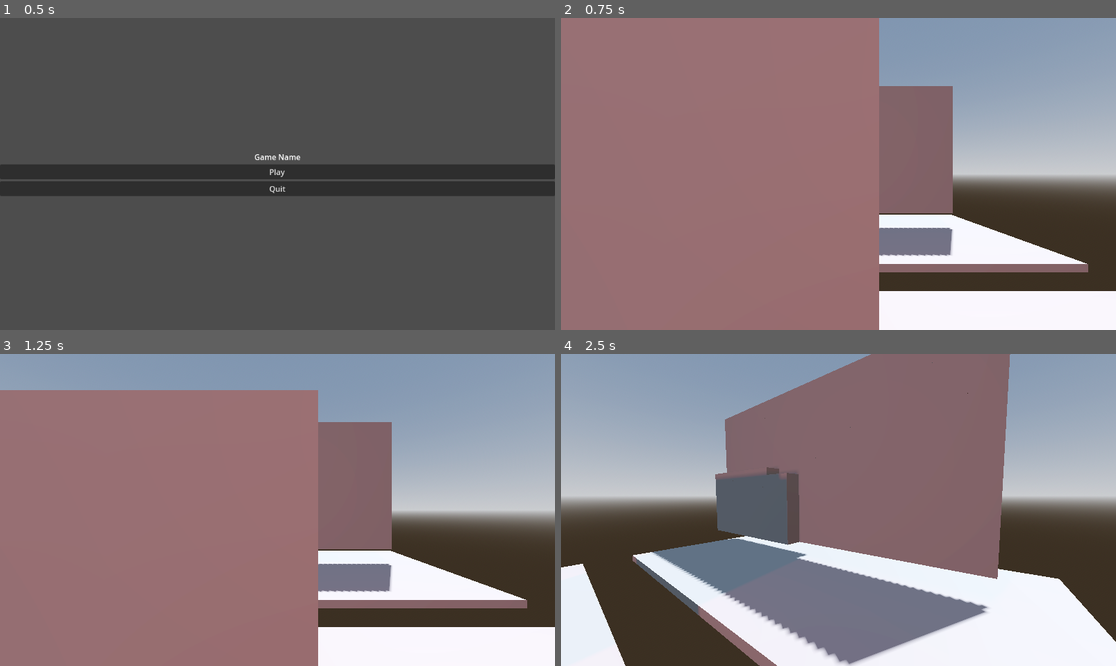
Above: before the commit, frames 1-4 (two rows, left to right).
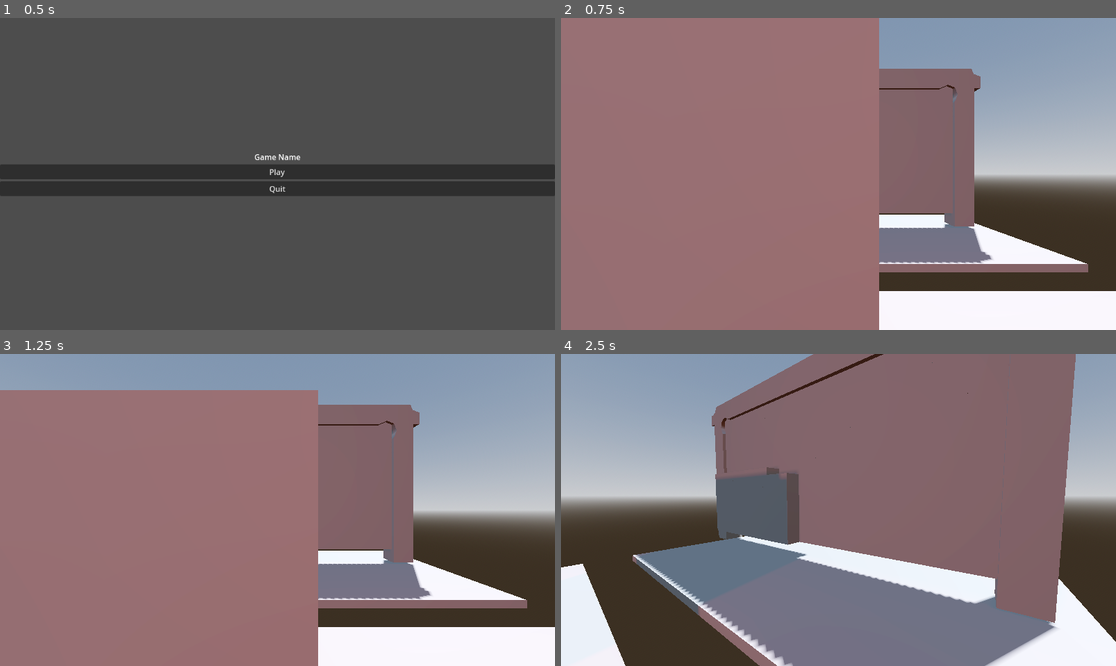
Above: after the commit, the same moments.

Repository: Egrazil/winter-melon-jam-2025
Game: Godot game, scene res://scenes/Main Menu/main menu.tscn
Two runs of this game, one before a commit and one after it. Both use one fixed random seed, a clock stepped at 60 frames per second and the inputs below.
Inputs (mouse positions are in pixels of both pictures, inside the frame that each line leads up to):
- Up to frame 1 (0.5 s): no input
- Up to frame 2 (0.75 s): click "Play" at 0.5 s
- Up to frame 3 (1.25 s): no input
- Up to frame 4 (2.5 s): tap Enter (ui_accept) at 1.25 s; move the mouse to (960, 494) at 1.27 s; hold Right (moveRight) 1.28-2.03 s; click (960, 494) at 1.42 s; tap Space (jump) at 1.52, 2.27 s; move the mouse to (810, 510) at 2.02 s; hold Up (moveUp) from 2.03 s (still down)

Frame 1 is identical in both runs. In frame 2, 3.8% of the frame differs, in the area x 57-78%, y 16-79%; in frame 3, 3.8%; in frame 4, 18%, in the area x 13-93%, y 0-100%.

Commit message:
add some pillars

Diff:
--- a/scenes/levels/Lights and moving.tscn
+++ b/scenes/levels/Lights and moving.tscn
@@ -61,164 +61,216 @@
 transform = Transform3D(2, 0, 0, 0, 2, 0, 0, 0, 2, 0, 0.20000005, 0)
 mesh = SubResource("BoxMesh_vkib5")
 
-[node name="wall" type="Node" parent="."]
-
-[node name="GridTiles3" parent="wall" node_paths=PackedStringArray("light") instance=ExtResource("1_bnwq5")]
+[node name="walls" type="Node" parent="."]
+
+[node name="GridTiles3" parent="walls" node_paths=PackedStringArray("light") instance=ExtResource("1_bnwq5")]
 transform = Transform3D(-3.2584137e-07, 0, -2, 0, 2, 0, 2, 0, -3.2584137e-07, 1.3, 0, -5)
 skeleton = NodePath("")
 light = NodePath("../../OmniLight3D")
 
-[node name="GridTiles4" parent="wall" node_paths=PackedStringArray("light") instance=ExtResource("1_bnwq5")]
+[node name="GridTiles4" parent="walls" node_paths=PackedStringArray("light") instance=ExtResource("1_bnwq5")]
 transform = Transform3D(-3.2584137e-07, 0, -2, 0, 2, 0, 2, 0, -3.2584137e-07, 0.29999995, 0, -5)
 skeleton = NodePath("")
 light = NodePath("../../OmniLight3D")
 
-[node name="GridTiles5" parent="wall" node_paths=PackedStringArray("light") instance=ExtResource("1_bnwq5")]
+[node name="GridTiles5" parent="walls" node_paths=PackedStringArray("light") instance=ExtResource("1_bnwq5")]
 transform = Transform3D(-3.2584137e-07, 0, -2, 0, 2, 0, 2, 0, -3.2584137e-07, -0.70000005, 0, -5)
 skeleton = NodePath("")
 light = NodePath("../../OmniLight3D")
 
-[node name="GridTiles6" parent="wall" node_paths=PackedStringArray("light") instance=ExtResource("1_bnwq5")]
+[node name="GridTiles6" parent="walls" node_paths=PackedStringArray("light") instance=ExtResource("1_bnwq5")]
 transform = Transform3D(-3.2584137e-07, 0, -2, 0, 2, 0, 2, 0, -3.2584137e-07, -1.7, 0, -5)
 skeleton = NodePath("")
 light = NodePath("../../OmniLight3D")
 
-[node name="GridTiles7" parent="wall" node_paths=PackedStringArray("light") instance=ExtResource("1_bnwq5")]
+[node name="GridTiles7" parent="walls" node_paths=PackedStringArray("light") instance=ExtResource("1_bnwq5")]
 transform = Transform3D(-3.2584137e-07, 0, -2, 0, 2, 0, 2, 0, -3.2584137e-07, -2.7, 0, -5)
 skeleton = NodePath("")
 light = NodePath("../../OmniLight3D")
 
-[node name="GridTiles8" parent="wall" node_paths=PackedStringArray("light") instance=ExtResource("1_bnwq5")]
+[node name="GridTiles8" parent="walls" node_paths=PackedStringArray("light") instance=ExtResource("1_bnwq5")]
 transform = Transform3D(-3.2584137e-07, 0, -2, 0, 2, 0, 2, 0, -3.2584137e-07, -3.7, 0, -5)
 skeleton = NodePath("")
 light = NodePath("../../OmniLight3D")
 
-[node name="GridTiles9" parent="wall" node_paths=PackedStringArray("light") instance=ExtResource("1_bnwq5")]
+[node name="GridTiles9" parent="walls" node_paths=PackedStringArray("light") instance=ExtResource("1_bnwq5")]
 transform = Transform3D(-3.2584137e-07, 0, -2, 0, 2, 0, 2, 0, -3.2584137e-07, -4.7, 0, -5)
 skeleton = NodePath("")
 light = NodePath("../../OmniLight3D")
 
-[node name="GridTiles10" parent="wall" node_paths=PackedStringArray("light") instance=ExtResource("1_bnwq5")]
+[node name="GridTiles10" parent="walls" node_paths=PackedStringArray("light") instance=ExtResource("1_bnwq5")]
 transform = Transform3D(-3.2584137e-07, 0, -2, 0, 2, 0, 2, 0, -3.2584137e-07, -5.7, 0, -5)
 skeleton = NodePath("")
 light = NodePath("../../OmniLight3D")
 
-[node name="GridTiles11" parent="wall" node_paths=PackedStringArray("light") instance=ExtResource("1_bnwq5")]
+[node name="GridTiles11" parent="walls" node_paths=PackedStringArray("light") instance=ExtResource("1_bnwq5")]
 transform = Transform3D(-3.2584137e-07, 0, -2, 0, 2, 0, 2, 0, -3.2584137e-07, 1.3, 1, -5)
 skeleton = NodePath("")
 light = NodePath("../../OmniLight3D")
 
-[node name="GridTiles12" parent="wall" node_paths=PackedStringArray("light") instance=ExtResource("1_bnwq5")]
+[node name="GridTiles12" parent="walls" node_paths=PackedStringArray("light") instance=ExtResource("1_bnwq5")]
 transform = Transform3D(-3.2584137e-07, 0, -2, 0, 2, 0, 2, 0, -3.2584137e-07, 0.29999995, 1, -5)
 skeleton = NodePath("")
 light = NodePath("../../OmniLight3D")
 
-[node name="GridTiles13" parent="wall" node_paths=PackedStringArray("light") instance=ExtResource("1_bnwq5")]
+[node name="GridTiles13" parent="walls" node_paths=PackedStringArray("light") instance=ExtResource("1_bnwq5")]
 transform = Transform3D(-3.2584137e-07, 0, -2, 0, 2, 0, 2, 0, -3.2584137e-07, -0.70000005, 1, -5)
 skeleton = NodePath("")
 light = NodePath("../../OmniLight3D")
 
-[node name="GridTiles14" parent="wall" node_paths=PackedStringArray("light") instance=ExtResource("1_bnwq5")]
+[node name="GridTiles14" parent="walls" node_paths=PackedStringArray("light") instance=ExtResource("1_bnwq5")]
 transform = Transform3D(-3.2584137e-07, 0, -2, 0, 2, 0, 2, 0, -3.2584137e-07, -1.7, 1, -5)
 skeleton = NodePath("")
 light = NodePath("../../OmniLight3D")
 
-[node name="GridTiles15" parent="wall" node_paths=PackedStringArray("light") instance=ExtResource("1_bnwq5")]
+[node name="GridTiles15" parent="walls" node_paths=PackedStringArray("light") instance=ExtResource("1_bnwq5")]
 transform = Transform3D(-3.2584137e-07, 0, -2, 0, 2, 0, 2, 0, -3.2584137e-07, -2.7, 1, -5)
 skeleton = NodePath("")
 light = NodePath("../../OmniLight3D")
 
-[node name="GridTiles16" parent="wall" node_paths=PackedStringArray("light") instance=ExtResource("1_bnwq5")]
+[node name="GridTiles16" parent="walls" node_paths=PackedStringArray("light") instance=ExtResource("1_bnwq5")]
 transform = Transform3D(-3.2584137e-07, 0, -2, 0, 2, 0, 2, 0, -3.2584137e-07, -3.7, 1, -5)
 skeleton = NodePath("")
 light = NodePath("../../OmniLight3D")
 
-[node name="GridTiles17" parent="wall" node_paths=PackedStringArray("light") instance=ExtResource("1_bnwq5")]
+[node name="GridTiles17" parent="walls" node_paths=PackedStringArray("light") instance=ExtResource("1_bnwq5")]
 transform = Transform3D(-3.2584137e-07, 0, -2, 0, 2, 0, 2, 0, -3.2584137e-07, -4.7, 1, -5)
 skeleton = NodePath("")
 light = NodePath("../../OmniLight3D")
 
-[node name="GridTiles18" parent="wall" node_paths=PackedStringArray("light") instance=ExtResource("1_bnwq5")]
+[node name="GridTiles18" parent="walls" node_paths=PackedStringArray("light") instance=ExtResource("1_bnwq5")]
 transform = Transform3D(-3.2584137e-07, 0, -2, 0, 2, 0, 2, 0, -3.2584137e-07, -5.7, 1, -5)
 skeleton = NodePath("")
 light = NodePath("../../OmniLight3D")
 
-[node name="GridTiles19" parent="wall" node_paths=PackedStringArray("light") instance=ExtResource("1_bnwq5")]
+[node name="GridTiles19" parent="walls" node_paths=PackedStringArray("light") instance=ExtResource("1_bnwq5")]
 transform = Transform3D(-3.2584137e-07, 0, -2, 0, 2, 0, 2, 0, -3.2584137e-07, 1.3, 2, -5)
 skeleton = NodePath("")
 light = NodePath("../../OmniLight3D")
 
-[node name="GridTiles20" parent="wall" node_paths=PackedStringArray("light") instance=ExtResource("1_bnwq5")]
+[node name="GridTiles20" parent="walls" node_paths=PackedStringArray("light") instance=ExtResource("1_bnwq5")]
 transform = Transform3D(-3.2584137e-07, 0, -2, 0, 2, 0, 2, 0, -3.2584137e-07, 0.29999995, 2, -5)
 skeleton = NodePath("")
 light = NodePath("../../OmniLight3D")
 
-[node name="GridTiles21" parent="wall" node_paths=PackedStringArray("light") instance=ExtResource("1_bnwq5")]
+[node name="GridTiles21" parent="walls" node_paths=PackedStringArray("light") instance=ExtResource("1_bnwq5")]
 transform = Transform3D(-3.2584137e-07, 0, -2, 0, 2, 0, 2, 0, -3.2584137e-07, -0.70000005, 2, -5)
 skeleton = NodePath("")
 light = NodePath("../../OmniLight3D")
 
-[node name="GridTiles22" parent="wall" node_paths=PackedStringArray("light") instance=ExtResource("1_bnwq5")]
+[node name="GridTiles22" parent="walls" node_paths=PackedStringArray("light") instance=ExtResource("1_bnwq5")]
 transform = Transform3D(-3.2584137e-07, 0, -2, 0, 2, 0, 2, 0, -3.2584137e-07, -1.7, 2, -5)
 skeleton = NodePath("")
 light = NodePath("../../OmniLight3D")
 
-[node name="GridTiles23" parent="wall" node_paths=PackedStringArray("light") instance=ExtResource("1_bnwq5")]
+[node name="GridTiles23" parent="walls" node_paths=PackedStringArray("light") instance=ExtResource("1_bnwq5")]
 transform = Transform3D(-3.2584137e-07, 0, -2, 0, 2, 0, 2, 0, -3.2584137e-07, -2.7, 2, -5)
 skeleton = NodePath("")
 light = NodePath("../../OmniLight3D")
 
-[node name="GridTiles24" parent="wall" node_paths=PackedStringArray("light") instance=ExtResource("1_bnwq5")]
+[node name="GridTiles24" parent="walls" node_paths=PackedStringArray("light") instance=ExtResource("1_bnwq5")]
 transform = Transform3D(-3.2584137e-07, 0, -2, 0, 2, 0, 2, 0, -3.2584137e-07, -3.7, 2, -5)
 skeleton = NodePath("")
 light = NodePath("../../OmniLight3D")
 
-[node name="GridTiles25" parent="wall" node_paths=PackedStringArray("light") instance=ExtResource("1_bnwq5")]
+[node name="GridTiles25" parent="walls" node_paths=PackedStringArray("light") instance=ExtResource("1_bnwq5")]
 transform = Transform3D(-3.2584137e-07, 0, -2, 0, 2, 0, 2, 0, -3.2584137e-07, -4.7, 2, -5)
 skeleton = NodePath("")
 light = NodePath("../../OmniLight3D")
 
-[node name="GridTiles26" parent="wall" node_paths=PackedStringArray("light") instance=ExtResource("1_bnwq5")]
+[node name="GridTiles26" parent="walls" node_paths=PackedStringArray("light") instance=ExtResource("1_bnwq5")]
 transform = Transform3D(-3.2584137e-07, 0, -2, 0, 2, 0, 2, 0, -3.2584137e-07, -5.7, 2, -5)
 skeleton = NodePath("")
 light = NodePath("../../OmniLight3D")
 
-[node name="GridTiles27" parent="wall" node_paths=PackedStringArray("light") instance=ExtResource("1_bnwq5")]
+[node name="GridTiles27" parent="walls" node_paths=PackedStringArray("light") instance=ExtResource("1_bnwq5")]
 transform = Transform3D(-3.2584137e-07, 0, -2, 0, 2, 0, 2, 0, -3.2584137e-07, 1.3, 3, -5)
 skeleton = NodePath("")
 light = NodePath("../../OmniLight3D")
 
-[node name="GridTiles28" parent="wall" node_paths=PackedStringArray("light") instance=ExtResource("1_bnwq5")]
+[node name="GridTiles28" parent="walls" node_paths=PackedStringArray("light") instance=ExtResource("1_bnwq5")]
 transform = Transform3D(-3.2584137e-07, 0, -2, 0, 2, 0, 2, 0, -3.2584137e-07, 0.29999995, 3, -5)
 skeleton = NodePath("")
 light = NodePath("../../OmniLight3D")
 
-[node name="GridTiles29" parent="wall" node_paths=PackedStringArray("light") instance=ExtResource("1_bnwq5")]
+[node name="GridTiles29" parent="walls" node_paths=PackedStringArray("light") instance=ExtResource("1_bnwq5")]
 transform = Transform3D(-3.2584137e-07, 0, -2, 0, 2, 0, 2, 0, -3.2584137e-07, -0.70000005, 3, -5)
 skeleton = NodePath("")
 light = NodePath("../../OmniLight3D")
 
-[node name="GridTiles30" parent="wall" node_paths=PackedStringArray("light") instance=ExtResource("1_bnwq5")]
+[node name="GridTiles30" parent="walls" node_paths=PackedStringArray("light") instance=ExtResource("1_bnwq5")]
 transform = Transform3D(-3.2584137e-07, 0, -2, 0, 2, 0, 2, 0, -3.2584137e-07, -1.7, 3, -5)
 skeleton = NodePath("")
 light = NodePath("../../OmniLight3D")
 
-[node name="GridTiles31" parent="wall" node_paths=PackedStringArray("light") instance=ExtResource("1_bnwq5")]
+[node name="GridTiles31" parent="walls" node_paths=PackedStringArray("light") instance=ExtResource("1_bnwq5")]
 transform = Transform3D(-3.2584137e-07, 0, -2, 0, 2, 0, 2, 0, -3.2584137e-07, -2.7, 3, -5)
 skeleton = NodePath("")
 light = NodePath("../../OmniLight3D")
 
-[node name="GridTiles32" parent="wall" node_paths=PackedStringArray("light") instance=ExtResource("1_bnwq5")]
+[node name="GridTiles32" parent="walls" node_paths=PackedStringArray("light") instance=ExtResource("1_bnwq5")]
 transform = Transform3D(-3.2584137e-07, 0, -2, 0, 2, 0, 2, 0, -3.2584137e-07, -3.7, 3, -5)
 skeleton = NodePath("")
 light = NodePath("../../OmniLight3D")
 
-[node name="GridTiles33" parent="wall" node_paths=PackedStringArray("light") instance=ExtResource("1_bnwq5")]
+[node name="GridTiles33" parent="walls" node_paths=PackedStringArray("light") instance=ExtResource("1_bnwq5")]
 transform = Transform3D(-3.2584137e-07, 0, -2, 0, 2, 0, 2, 0, -3.2584137e-07, -4.7, 3, -5)
 skeleton = NodePath("")
 light = NodePath("../../OmniLight3D")
 
-[node name="GridTiles34" parent="wall" node_paths=PackedStringArray("light") instance=ExtResource("1_bnwq5")]
+[node name="GridTiles34" parent="walls" node_paths=PackedStringArray("light") instance=ExtResource("1_bnwq5")]
 transform = Transform3D(-3.2584137e-07, 0, -2, 0, 2, 0, 2, 0, -3.2584137e-07, -5.7, 3, -5)
 skeleton = NodePath("")
 light = NodePath("../../OmniLight3D")
+
+[node name="layout" type="Node" parent="."]
+
+[node name="r piller" type="CSGBox3D" parent="layout"]
+transform = Transform3D(1, 0, 0, 0, 1, 0, 0, 0, 1, 1.7, 1.7, -5.1)
+size = Vector3(0.6, 4.4, 0.6)
+
+[node name="CSGCombiner3D" type="CSGCombiner3D" parent="layout/r piller"]
+transform = Transform3D(1, 0, 0, 0, 1, 0, 0, 0, 1, -1.7, -1.7, 5.1)
+
+[node name="l piller" type="CSGBox3D" parent="layout/r piller/CSGCombiner3D"]
+transform = Transform3D(1, 0, 0, 0, 1, 0, 0, 0, 1, -6.9, 1.7, -5.1)
+size = Vector3(0.6, 4.4, 0.6)
+
+[node name="CSGCombiner3D2" type="CSGCombiner3D" parent="layout/r piller"]
+transform = Transform3D(1, 0, 0, 0, 1, 0, 0, 0, 1, -1.7, -1.7, 5.1)
+
+[node name="cross bar" type="CSGBox3D" parent="layout/r piller/CSGCombiner3D2"]
+transform = Transform3D(1, 0, 0, 0, 1, 0, 0, 0, 1, -2.6000004, 4.1000004, -5.1000004)
+size = Vector3(9.6, 0.6, 0.6)
+
+[node name="CSGCombiner3D3" type="CSGCombiner3D" parent="layout/r piller"]
+transform = Transform3D(1, 0, 0, 0, 1, 0, 0, 0, 1, -1.7, -1.7, 5.1)
+operation = 2
+
+[node name="CSGCylinder3D" type="CSGCylinder3D" parent="layout/r piller/CSGCombiner3D3"]
+transform = Transform3D(1, 0, 0, 0, -4.371139e-08, -1, 0, 1, -4.371139e-08, 1.1999999, 3.6, -5.2)
+radius = 0.3
+
+[node name="CSGCombiner3D4" type="CSGCombiner3D" parent="layout/r piller"]
+transform = Transform3D(1, 0, 0, 0, 1, 0, 0, 0, 1, -1.7, -1.7, 5.1)
+operation = 2
+
+[node name="CSGCylinder3D" type="CSGCylinder3D" parent="layout/r piller/CSGCombiner3D4"]
+transform = Transform3D(1, 0, 0, 0, -4.371139e-08, -1, 0, 1, -4.371139e-08, -6.4, 3.6, -5.2)
+radius = 0.3
+
+[node name="CSGCombiner3D5" type="CSGCombiner3D" parent="layout/r piller"]
+transform = Transform3D(1, 0, 0, 0, 1, 0, 0, 0, 1, -1.7, -1.7, 5.1)
+operation = 2
+
+[node name="CSGCylinder3D" type="CSGCylinder3D" parent="layout/r piller/CSGCombiner3D5"]
+transform = Transform3D(1, 0, 0, 0, -4.371139e-08, -1, 0, 1, -4.371139e-08, -7.3, 4.4529614, -5.2)
+radius = 0.3
+
+[node name="CSGCombiner3D6" type="CSGCombiner3D" parent="layout/r piller"]
+transform = Transform3D(1, 0, 0, 0, 1, 0, 0, 0, 1, -1.7, -1.7, 5.1)
+operation = 2
+
+[node name="CSGCylinder3D" type="CSGCylinder3D" parent="layout/r piller/CSGCombiner3D6"]
+transform = Transform3D(1, 0, 0, 0, -4.371139e-08, -1, 0, 1, -4.371139e-08, 2.1999998, 4.4529614, -5.2)
+radius = 0.3
